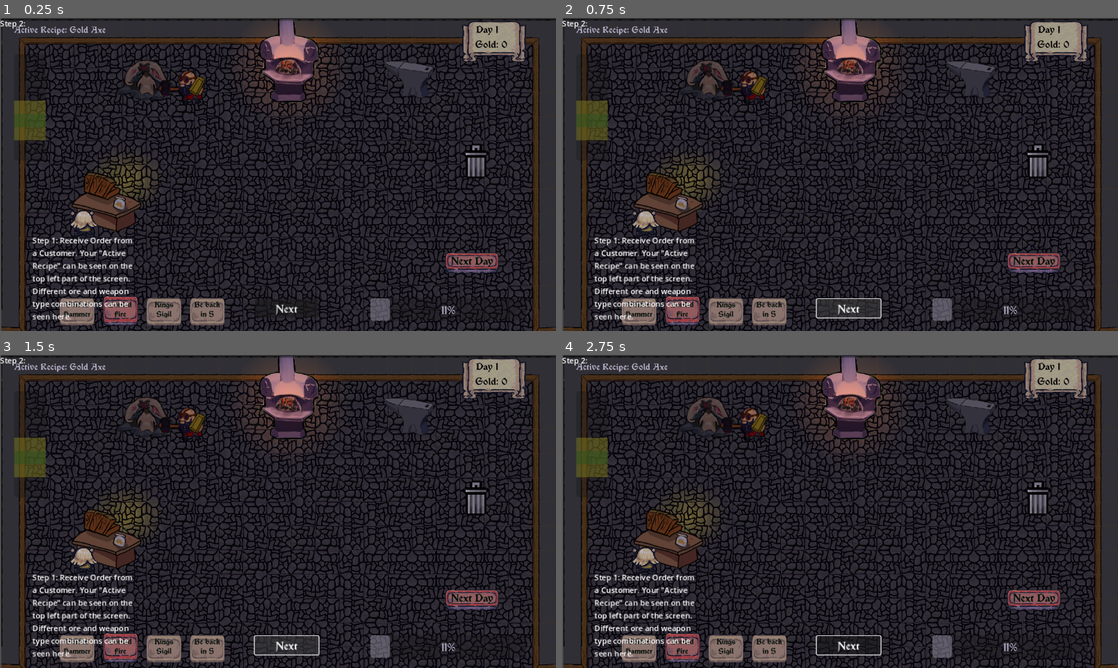
Above: before the commit, frames 1-4 (two rows, left to right).
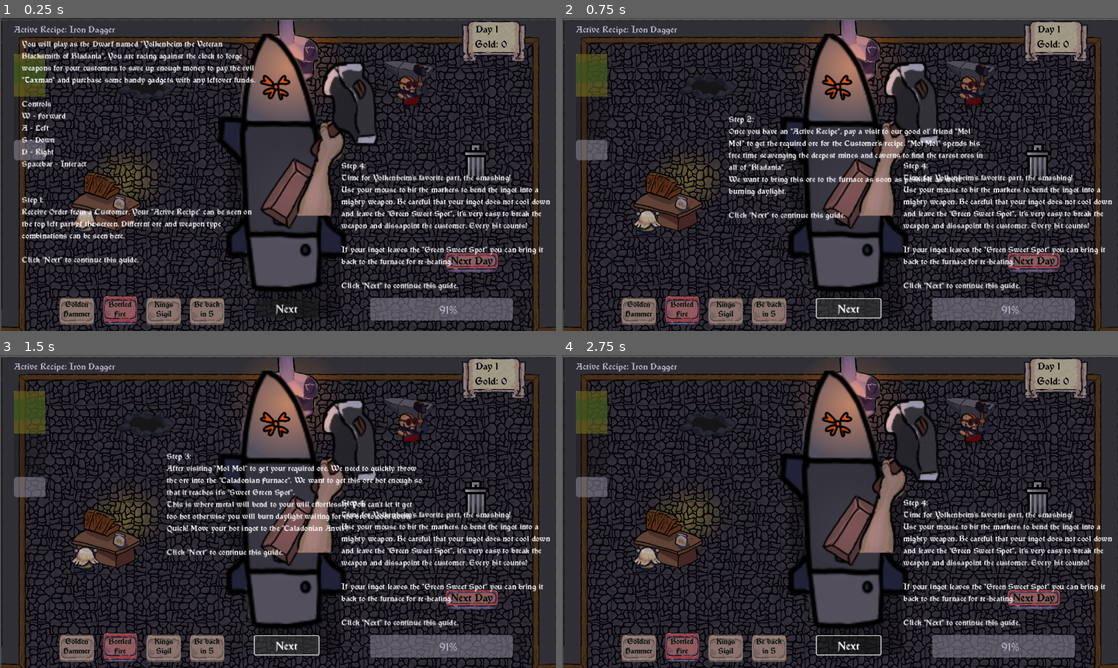
Above: after the commit, the same moments.

Repository: kevinjarocki/BladeRush2.0
Game: Godot game, scene res://tutorial.tscn
Two runs of this game, one before a commit and one after it. Both use one fixed random seed, a clock stepped at 60 frames per second and the inputs below. This scene is started directly instead of the project's main scene.
Inputs (mouse positions are in pixels of both pictures, inside the frame that each line leads up to):
- Up to frame 1 (0.25 s): no input
- Up to frame 2 (0.75 s): click "Next" at 0.5 s
- Up to frame 3 (1.5 s): click "Next" at 1.25 s
- Up to frame 4 (2.75 s): tap Enter at 2 s; move the mouse to (962, 495) at 2.02 s; hold D (move_right) from 2.03 s (still down); click (962, 495) at 2.1 s

The runs differ from the first frame. In frame 1, 27% of the frame differs, in the area x 0-100%, y 0-100%; in frame 2, 26%; in frame 3, 26%; in frame 4, 24%.

Commit message:
Tutorial halfway done

Diff:
--- a/Menu.gd
+++ b/Menu.gd
@@ -19,3 +19,9 @@
 	$Thwak.play()
 	await get_tree().create_timer(1).timeout
 	get_tree().quit()
+
+
+func _on_how_to_play_pressed():
+	$Thwak.play()
+	await get_tree().create_timer(1).timeout
+	get_tree().change_scene_to_file("res://tutorial.tscn")
--- a/ingot.tscn
+++ b/ingot.tscn
@@ -6,7 +6,6 @@
 [ext_resource type="Texture2D" uid="uid://duau8ofdjhjo1" path="res://Assets/Shareef/Ingot_Falchion.png" id="4_b3l8r"]
 [ext_resource type="Texture2D" uid="uid://dfrdi5r22eshs" path="res://Assets/Shareef/Ingot_Scimitar.png" id="4_f5qwb"]
 [ext_resource type="Texture2D" uid="uid://dvy7ncrs3anmk" path="res://Assets/Shareef/Ingot_Longsword.png" id="4_htq1w"]
-[ext_resource type="Texture2D" uid="uid://wsjx08weifro" path="res://Assets/Shareef/dagger.png" id="6_3ku6o"]
 [ext_resource type="Texture2D" uid="uid://t53u5gu5hub0" path="res://Assets/Shareef/Ingot_Rapier.png" id="5_psh3x"]
 [ext_resource type="Texture2D" uid="uid://c2av4tq50l2hp" path="res://Assets/Shareef/Ingot_Tashi.png" id="7_0hnh0"]
 [ext_resource type="Texture2D" uid="uid://he00givm2mwh" path="res://Assets/Shareef/Ingot_Sabre.png" id="7_bg4bo"]
@@ -57,14 +56,6 @@
 
 [sub_resource type="AtlasTexture" id="AtlasTexture_7mj0s"]
 atlas = ExtResource("7_bg4bo")
-region = Rect2(200, 0, 200, 200)
-
-[sub_resource type="AtlasTexture" id="AtlasTexture_pe0e2"]
-atlas = ExtResource("4_htq1w")
-region = Rect2(0, 0, 200, 200)
-
-[sub_resource type="AtlasTexture" id="AtlasTexture_cwjmb"]
-atlas = ExtResource("4_htq1w")
 region = Rect2(200, 0, 200, 200)
 
 [sub_resource type="AtlasTexture" id="AtlasTexture_8mr8m"]
@@ -194,9 +185,6 @@
 [node name="AnimatedSprite2D" type="AnimatedSprite2D" parent="."]
 scale = Vector2(0.3, 0.3)
 sprite_frames = SubResource("SpriteFrames_6qvr0")
-animation = &"longsword"
-frame = 1
-frame_progress = 0.893834
 animation = &"dagger"
 
 [node name="Filter" type="AnimatedSprite2D" parent="."]
--- a/menu.tscn
+++ b/menu.tscn
@@ -116,5 +116,6 @@
 stream = ExtResource("6_rarox")
 
 [connection signal="pressed" from="MarginContainer/VBoxContainer/Play" to="." method="_on_play_pressed"]
+[connection signal="pressed" from="MarginContainer/VBoxContainer/How to Play" to="." method="_on_how_to_play_pressed"]
 [connection signal="pressed" from="MarginContainer/VBoxContainer/Options" to="." method="_on_options_pressed"]
 [connection signal="pressed" from="MarginContainer/VBoxContainer/Quit" to="." method="_on_quit_pressed"]
--- a/tutorial.gd
+++ b/tutorial.gd
@@ -1,9 +1,10 @@
 extends Control
 
-var buttonPressedCount = 0
+var buttonPressedCount = 1
 # Called when the node enters the scene tree for the first time.
 func _ready():
 	$MainGameImage.visible = true
+	$TutorialDialog1.visible = true
 
 
 # Called every frame. 'delta' is the elapsed time since the previous frame.
@@ -12,6 +13,22 @@
 
 
 func _on_next_button_pressed():
+	$Thwak.play()
+
+	$MainGameImage.visible = false
+	$TutorialDialog1.visible = false
+	if buttonPressedCount == 1:
+		$MolMolImage.visible = true
+		$TutorialDialog2.visible = true
+	if buttonPressedCount == 2:
+		$MolMolImage.visible = false
+		$TutorialDialog2.visible = false
+		$FurnaceImage.visible = true
+		$TutorialDialog3.visible = true
+	if buttonPressedCount == 3:
+		$FurnaceImage.visible = false
+		$TutorialDialog3.visible = false
+		$AnvilImage.visible = true
+		$TutorialDialog4.visible = true
+
 	buttonPressedCount += 1
-
-	pass # Replace with function body.
--- a/tutorial.tscn
+++ b/tutorial.tscn
@@ -6,6 +6,9 @@
 [ext_resource type="Texture2D" uid="uid://06sa50iv8utp" path="res://Assets/HowtoPlay/Taxman.PNG" id="3_8g8by"]
 [ext_resource type="Texture2D" uid="uid://b8tkhgua2lb0o" path="res://Assets/HowtoPlay/MolMol.PNG" id="5_aguc0"]
 [ext_resource type="FontFile" uid="uid://d4gloc7rb6s5s" path="res://Assets/Font/vinque rg.otf" id="5_aldoo"]
+[ext_resource type="Texture2D" uid="uid://36i2jnd452l" path="res://Assets/HowtoPlay/Furnace.PNG" id="6_7vh2p"]
+[ext_resource type="Texture2D" uid="uid://bihuivmoi5ghj" path="res://Assets/HowtoPlay/Anvil.PNG" id="7_pr1fr"]
+[ext_resource type="AudioStream" uid="uid://bsv436vlcuyea" path="res://Assets/Sounds/Audacity/blacksmith3.mp3" id="7_r0ej4"]
 
 [node name="Tutorial" type="Control"]
 layout_mode = 3
@@ -32,8 +35,18 @@
 texture = ExtResource("3_8g8by")
 
 [node name="MolMolImage" type="Sprite2D" parent="."]
+visible = false
 position = Vector2(580, 328)
 texture = ExtResource("5_aguc0")
+
+[node name="FurnaceImage" type="Sprite2D" parent="."]
+visible = false
+position = Vector2(580, 328)
+texture = ExtResource("6_7vh2p")
+
+[node name="AnvilImage" type="Sprite2D" parent="."]
+position = Vector2(580, 328)
+texture = ExtResource("7_pr1fr")
 
 [node name="NextButton" type="Button" parent="."]
 layout_mode = 0
@@ -45,15 +58,6 @@
 theme_override_font_sizes/font_size = 23
 text = "Next"
 
-[node name="TutorialDialog1" type="Label" parent="."]
-layout_mode = 0
-offset_left = 67.0
-offset_top = 449.0
-offset_right = 279.0
-offset_bottom = 640.0
-text = "Step 1: Receive Order from a Customer. Your \"Active Recipe\" can be seen on the top left part of the screen. Different ore and weapon type combinations can be seen here."
-autowrap_mode = 2
-
 [node name="MainMenuButton" type="Button" parent="."]
 visible = false
 layout_mode = 0
@@ -64,10 +68,79 @@
 theme_override_fonts/font = ExtResource("5_aldoo")
 text = "Back to Main Menu"
 
+[node name="TutorialDialog1" type="Label" parent="."]
+visible = false
+layout_mode = 0
+offset_left = 45.0
+offset_top = 42.0
+offset_right = 546.0
+offset_bottom = 495.0
+theme_override_fonts/font = ExtResource("5_aldoo")
+text = "You will play as the Dwarf named \"Yolkenheim the Veteran Blacksmith of Bladania\". You are racing against the clock to forge weapons for your customers to save up enough money to pay the evil \"Taxman\" and purchase some handy gadgets with any leftover funds.
+
+Controls
+W - Forward
+A - Left
+S - Down
+D - Right
+Spacebar - Interact
+
+
+Step 1:
+Receive Order from a Customer. Your \"Active Recipe\" can be seen on the top left part of the screen. Different ore and weapon type combinations can be seen here.
+
+Click \"Next\" to continue this guide."
+autowrap_mode = 2
+
 [node name="TutorialDialog2" type="Label" parent="."]
+visible = false
 layout_mode = 0
-offset_right = 40.0
-offset_bottom = 23.0
-text = "Step 2: "
+offset_left = 345.0
+offset_top = 198.0
+offset_right = 880.0
+offset_bottom = 276.0
+theme_override_fonts/font = ExtResource("5_aldoo")
+text = "Step 2:
+Once you have an \"Active Recipe\", pay a visit to our good ol' friend \"Mol Mol\" to get the required ore for the Customer's recipe. \"Mol Mol\" spends his free time scavenging the deepest mines and caverns to find the rarest ores in all of \"Bladania\".
+We want to bring this ore to the furnace as soon as possible as we're burning daylight.
+
+Click \"Next\" to continue this guide."
+autowrap_mode = 2
+
+[node name="TutorialDialog3" type="Label" parent="."]
+visible = false
+layout_mode = 0
+offset_left = 345.0
+offset_top = 198.0
+offset_right = 880.0
+offset_bottom = 276.0
+theme_override_fonts/font = ExtResource("5_aldoo")
+text = "Step 3:
+After visiting \"Mol Mol\" to get your required ore. We need to quickly throw the ore into the \"Caladonian Furnace\". We want to get this ore hot enough so that it reaches it's \"Sweet Green Spot\".
+This is where metal will bend to your will effortlessly. You can't let it get too hot otherwise you will burn daylight waiting for the ore to cool down.
+Quick! Move your hot ingot to the \"Caladonian Anvil\"!
+
+Click \"Next\" to continue this guide."
+autowrap_mode = 2
+
+[node name="TutorialDialog4" type="Label" parent="."]
+layout_mode = 0
+offset_left = 707.0
+offset_top = 294.0
+offset_right = 1151.0
+offset_bottom = 555.0
+theme_override_fonts/font = ExtResource("5_aldoo")
+text = "Step 4:
+Time for Yolkenheim's favorite part, the smashing!
+Use your mouse to hit the markers to bend the ingot into a mighty weapon. Be careful that your ingot does not cool down and leave the \"Green Sweet Spot\", it's very easy to break the weapon and dissapoint the customer. Every hit counts!
+
+If your ingot leaves the \"Green Sweet Spot\" you can bring it back to the furnace for re-heating.
+
+Click \"Next\" to continue this guide."
+autowrap_mode = 2
+
+[node name="Thwak" type="AudioStreamPlayer2D" parent="."]
+visible = false
+stream = ExtResource("7_r0ej4")
 
 [connection signal="pressed" from="NextButton" to="." method="_on_next_button_pressed"]
Binary file added: Assets/HowtoPlay/Anvil.PNG
Not shown, added: Assets/HowtoPlay/Anvil.PNG.import
Binary file added: Assets/HowtoPlay/Furnace.PNG
Not shown, added: Assets/HowtoPlay/Furnace.PNG.import
Not shown: 1 places in tutorial.tscn that only renumber resources
